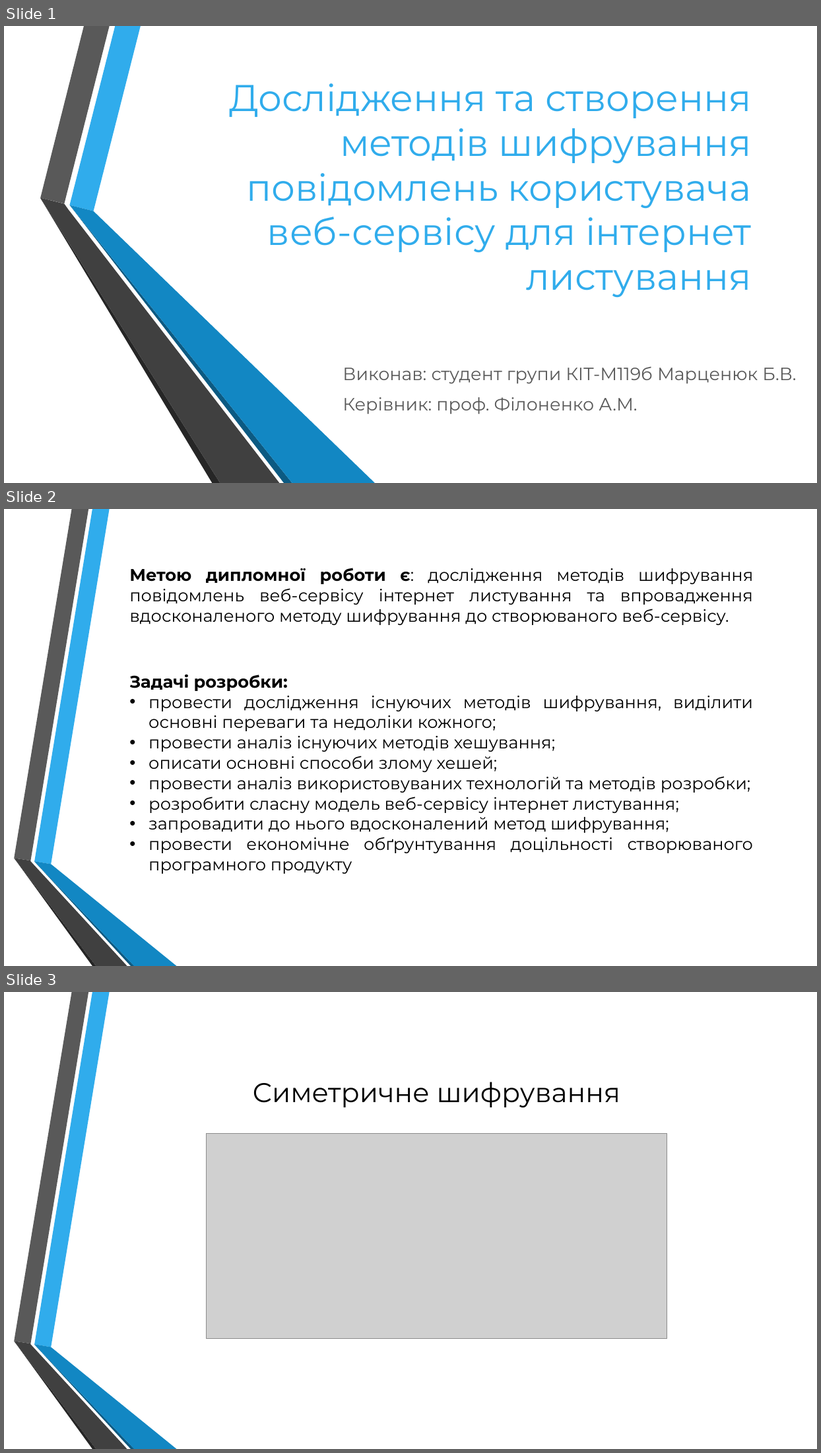
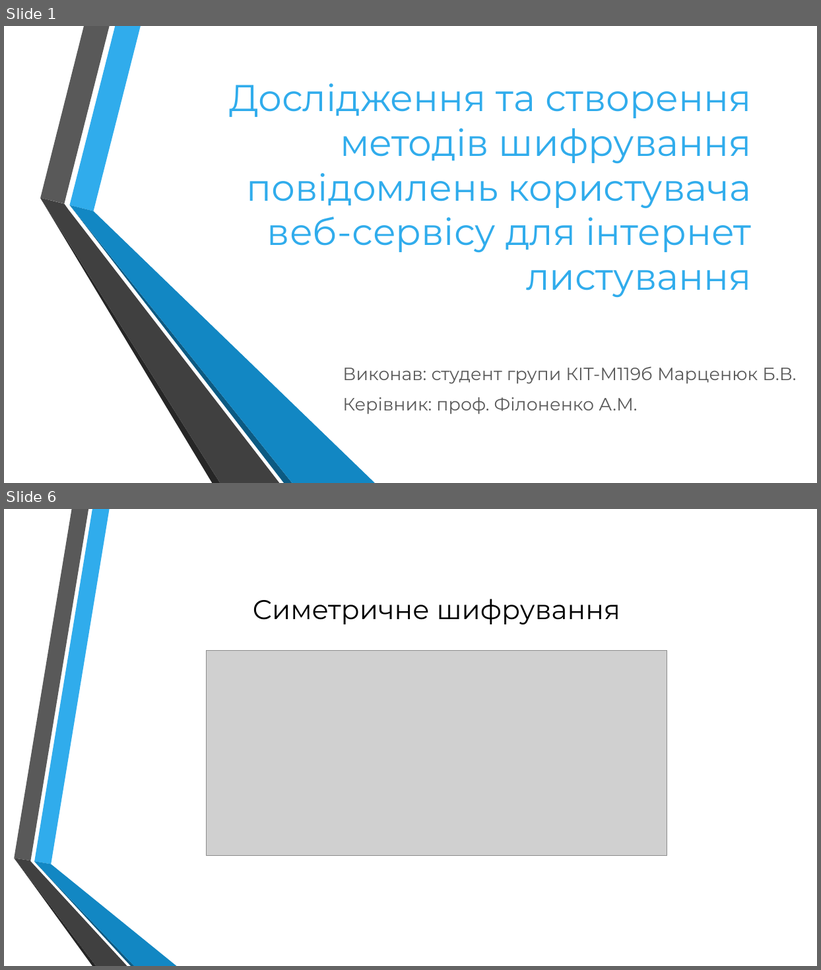
Before and after one commit to martseniukbohdan/diplom, a slide deck: ____Презентации/Марценюк.pptx. Shown one above the other, each under a label of ours: slides 1, 2 and 3 before the commit, slides 1 and 6 after it; the slides between them are not shown. The pictures are 821x1453 and 821x970 pixels, drawn with LibreOffice and Linux fonts; fonts in the diff are those of the drawing; grey boxes stand for pictures; background and template pictures are left out. Boxes give left, top, right and bottom in pixels: in the first picture for what was removed or moved away, otherwise in the second. Text is boxed around its words. In the diff, an @@ line names an element or a change of style, - is before the commit and + after.

```diff
--- a/____Презентации/Марценюк.pptx
+++ b/____Презентации/Марценюк.pptx
@@ slide 2 removed at box(4, 509, 817, 966), background picture (left out); not listed: 6 template elements that a slide beside it also shows @@
@@ text removed at box(129, 568, 753, 625) @@
-Метою дипломної роботи є: дослідження методів шифрування повідомлень веб-сервісу інтернет листування та впровадження вдосконаленого методу шифрування до створюваного веб-сервісу.
@@ text removed at box(129, 674, 753, 874) @@
-Задачі розробки:
-• провести дослідження існуючих методів шифрування, виділити основні переваги та недоліки кожного;
-• провести аналіз існуючих методів хешування;
-• описати основні способи злому хешей;
-• провести аналіз використовуваних технологій та методів розробки;
-• розробити сласну модель веб-сервісу інтернет листування;
-• запровадити до нього вдосконалений метод шифрування;
-• провести економічне обґрунтування доцільності створюваного програмного продукту
@@ what was slide 3 is now slide 6 @@
```
Also in this commit, not shown: 3 slides changed, 8 slides added, 7 other slides removed, 48 other files.
